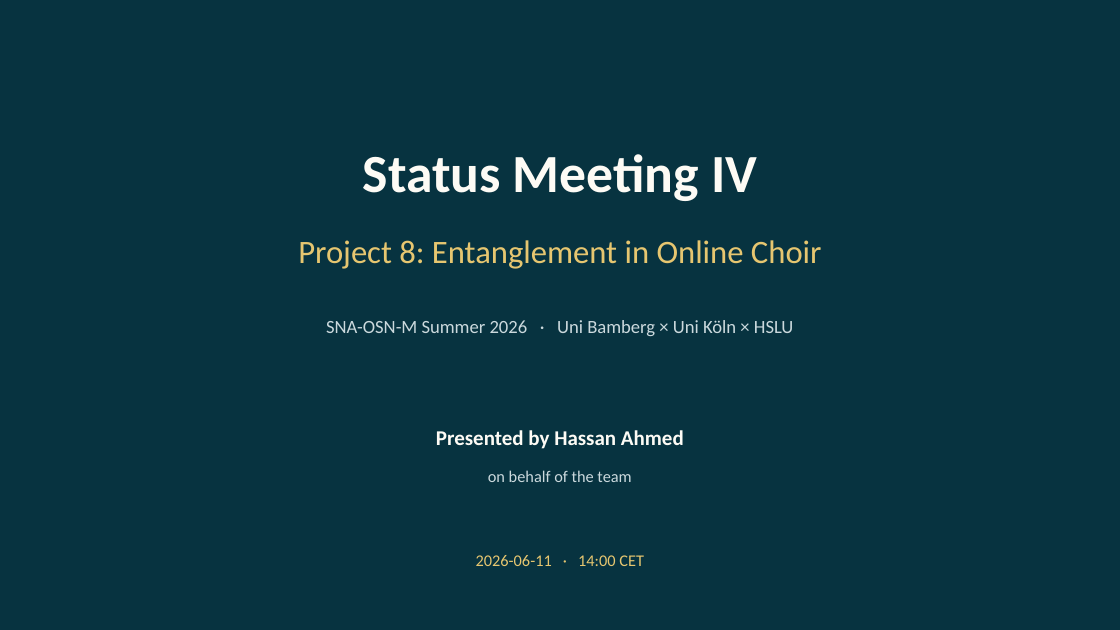
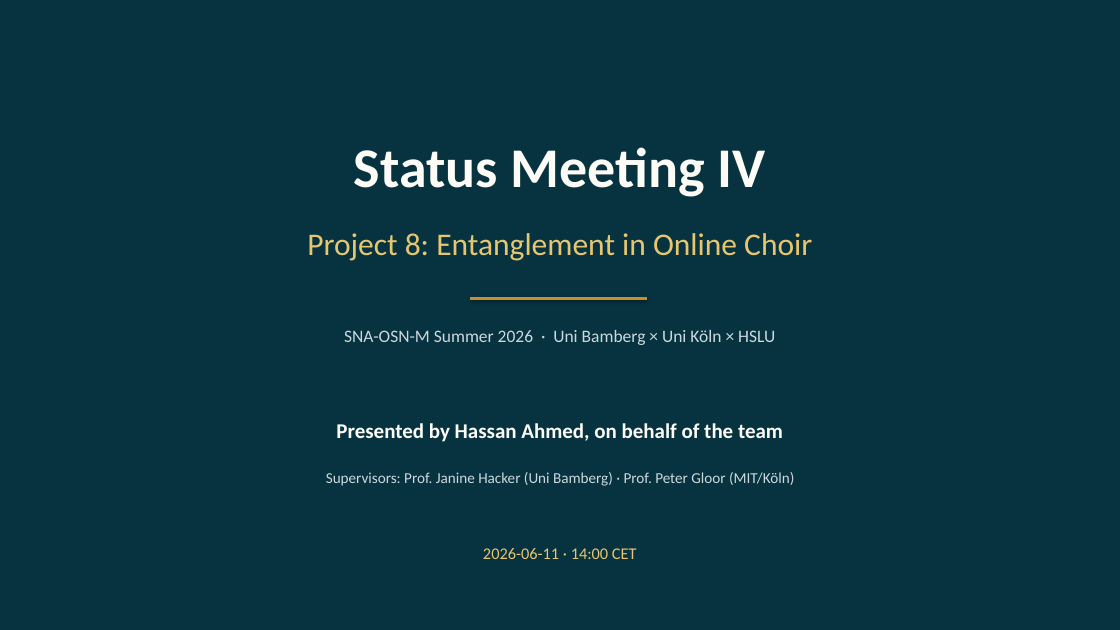
Before and after one commit to Zuraiz270/networked-choir-entanglement, a slide deck: slide 1 of output/jun11_status_meeting_iv.pptx. Drawn at 1120x630 pixels with LibreOffice and Linux fonts; fonts in the diff are those of the drawing. Boxes give left, top, right and bottom in pixels: in the first picture for what was removed or moved away, otherwise in the second. Text is boxed around its words. In the diff, an @@ line names an element or a change of style, - is before the commit and + after.

```diff
--- a/output/jun11_status_meeting_iv.pptx
+++ b/output/jun11_status_meeting_iv.pptx
@@ text "Status Meeting IV" at bbox=[354, 147, 766, 197]: size 46 to 48 pt @@
@@ text "Project 8: Entanglement in Online ..." at bbox=[307, 233, 812, 261]: size 28 to 27 pt @@
@@ line added from (471, 298) to (647, 298), #C4902A 2.5 pt @@
@@ text "SNA-OSN-M Summer 2026 · Uni ...": place and size @@
-text "SNA-OSN-M Summer 2026 · Uni ..." at bbox=[326, 320, 794, 336]
+text "SNA-OSN-M Summer 2026 · Uni ..." at bbox=[344, 330, 775, 345]
@@ text "SNA-OSN-M Summer 2026 · Uni ..." at bbox=[344, 330, 775, 345]: size 16 to 15 pt @@
@@ text at bbox=[336, 423, 783, 442]: text changed; size 14 to 18 pt; text colour #CBD9DD to #FDFBF5; bold on @@
-on behalf of the team
+Presented by Hassan Ahmed, on behalf of the team
@@ text removed at bbox=[436, 430, 684, 449] @@
-Presented by Hassan Ahmed
@@ text added at bbox=[326, 472, 794, 486], 13 pt, text #CBD9DD @@
+Supervisors: Prof. Janine Hacker (Uni Bamberg) · Prof. Peter Gloor (MIT/Köln)
@@ text "2026-06-11 · 14:00 CET" rewrapped from bbox=[476, 555, 644, 566] to bbox=[483, 548, 637, 559] @@
```
Also in this commit, not shown: 1 other slide changed, 6 slides added, 8 slides removed, 4 other files.
